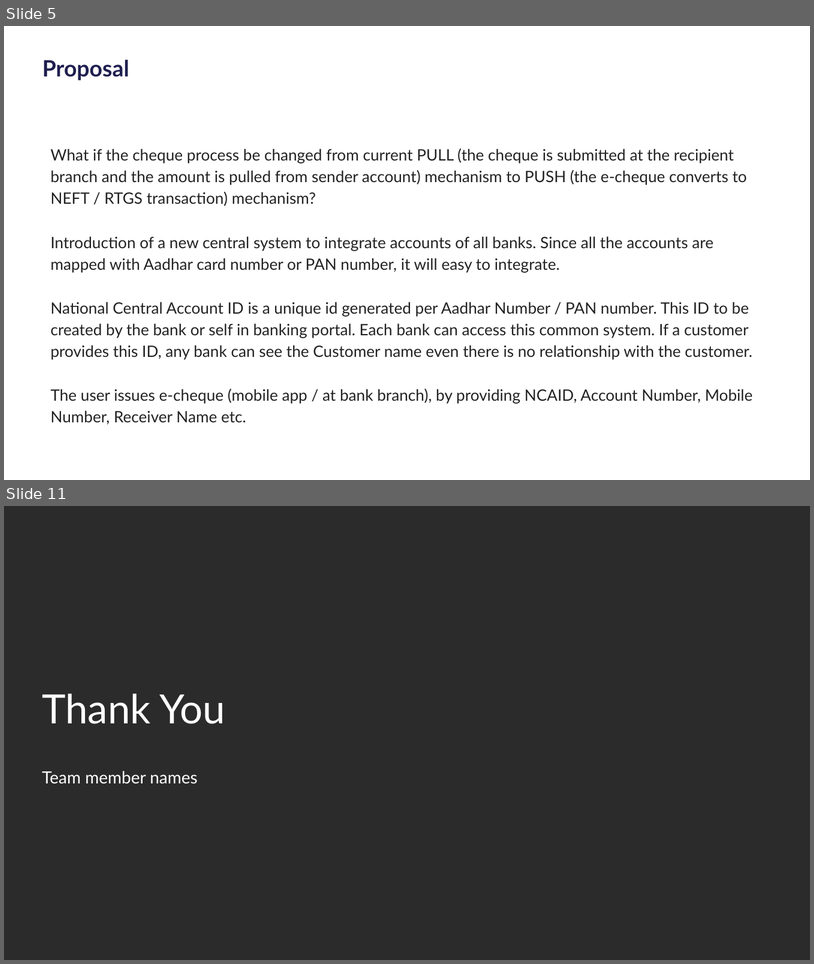
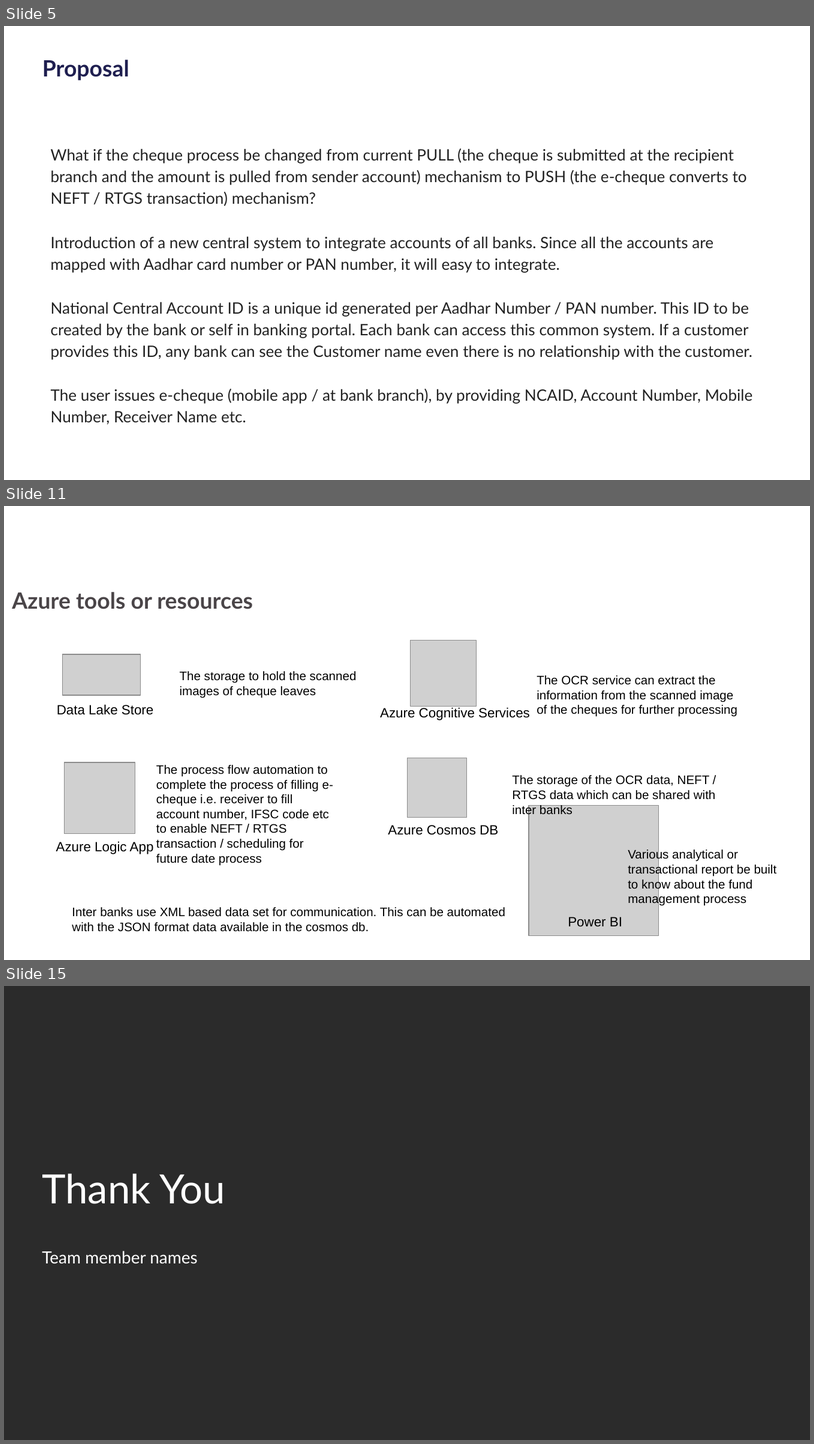
Before and after one commit to PrasantHub/BoBChequeAutomation, a slide deck: BOB_Sample_PPt_Template.pptx. Shown one above the other, each under a label of ours: slides 5 and 11 before the commit, slides 5, 11 and 15 after it; the slides between them are not shown. The pictures are 814x964 and 814x1444 pixels, drawn with LibreOffice and Linux fonts; fonts in the diff are those of the drawing; grey boxes stand for pictures; background and template pictures are left out; a plain dark background stands for a picture behind light text. Boxes give left, top, right and bottom in pixels: in the first picture for what was removed or moved away, otherwise in the second. Text is boxed around its words. In the diff, an @@ line names an element or a change of style, - is before the commit and + after.

```diff
--- a/BOB_Sample_PPt_Template.pptx
+++ b/BOB_Sample_PPt_Template.pptx
@@ slide 11 added at [4,506,810,960], background #FFFFFF; not listed: 2 template elements that a slide beside it also shows @@
@@ title added at [12,592,253,609], 20 pt, text #4A4548, bold @@
+Azure tools or resources
@@ picture added at [410,640,477,706] @@
@@ picture added at [63,654,140,696] @@
@@ text added at [180,671,357,698], 11 pt, text #000000 @@
+The storage to hold the scanned images of cheque leaves
@@ text added at [537,675,738,717], 11 pt, text #000000 @@
+The OCR service can extract the information from the scanned image of the cheques for further processing
@@ text added at [57,704,153,715], 12 pt, text #000000 @@
+Data Lake Store
@@ text added at [380,707,530,720], 12 pt, text #000000 @@
+Azure Cognitive Services
@@ picture added at [407,757,467,817] @@
@@ picture added at [65,762,135,834] @@
@@ text added at [156,765,333,865], 11 pt, text #000000 @@
+The process flow automation to complete the process of filling e-cheque i.e. receiver to fill account number, IFSC code etc to enable NEFT / RTGS transaction / scheduling for future date process
@@ text added at [512,775,716,817], 11 pt, text #000000 @@
+The storage of the OCR data, NEFT / RTGS data which can be shared with inter banks
@@ picture added at [529,805,659,935] @@
@@ text added at [388,825,498,835], 12 pt, text #000000 @@
+Azure Cosmos DB
@@ text added at [56,841,154,854], 12 pt, text #000000 @@
+Azure Logic App
@@ text added at [628,849,777,906], 11 pt, text #000000 @@
+Various analytical or transactional report be built to know about the fund management process
@@ text added at [72,907,506,931], 11 pt, text #000000 @@
+Inter banks use XML based data set for communication. This can be automated with the JSON format data available in the cosmos db.
@@ text added at [568,916,623,926], 12 pt, text #000000 @@
+Power BI
@@ what was slide 11 is now slide 15 @@
```
Also in this commit, not shown: 5 slides changed, 3 other slides added.
